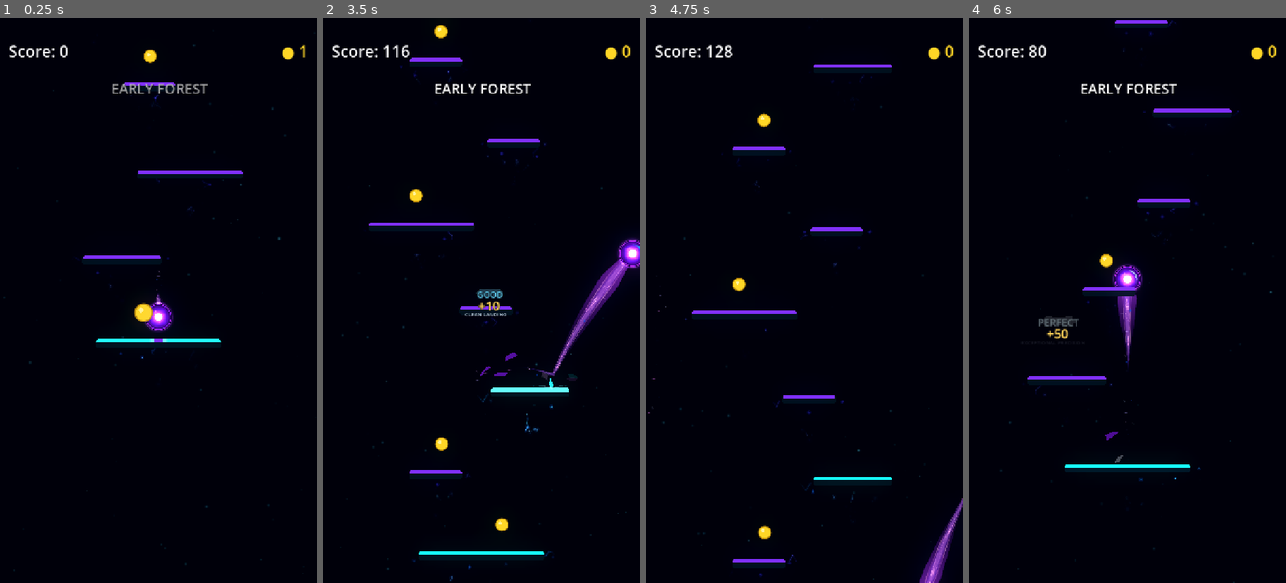
Above: before the commit, frames 1-4 (left to right).
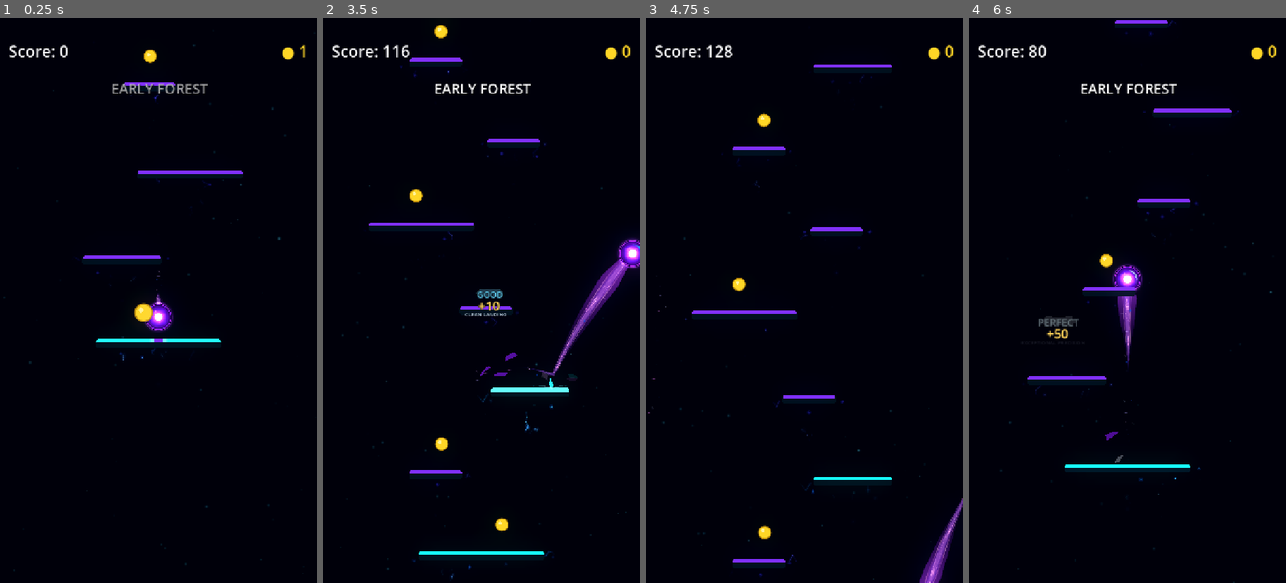
Above: after the commit, the same moments.

Repository: Kryodo/TowerJump
Game: Godot game, scene res://scenes/main.tscn
The game is run twice, just before and just after one commit, with the same random seed, the same clock (stepped at 60 frames per second) and the same inputs.
Inputs (mouse positions are in pixels of both pictures, inside the frame that each line leads up to):
- Up to frame 1 (0.25 s): no input
- Up to frame 2 (3.5 s): move the mouse to (551, 272) at 0.52 s; hold Right (ui_right) 0.53-1.25 s; click (551, 272) at 0.67 s; drag from (418, 328) to (471, 193) at 1.27 s; click "Nochmal spielen" at 2 s; move the mouse to (513, 176) at 2.77 s; hold Right (ui_right) from 2.78 s (still down)
- Up to frame 3 (4.75 s): release Right (ui_right) at 3.5 s; drag from (788, 413) to (737, 193) at 3.52 s; move the mouse to (899, 385) at 4.27 s; hold Left (ui_left) from 4.28 s (still down)
- Up to frame 4 (6 s): release Left (ui_left) at 5 s; click "Nochmal spielen" at 5 s; drag from (1032, 215) to (1079, 159) at 5.77 s

The runs differ from the first frame. In frame 1, less than 0.1% of the frame differs, in the area x 34-64%, y 15-61%; in frame 2, less than 0.1%, in the area x 29-68%, y 10-100%; in frame 3, less than 0.1%; in frame 4, less than 0.1%.

Commit message:
Add quieter intervals between resonance pulses

Diff:
--- a/scripts/platform_resonance_field.gd
+++ b/scripts/platform_resonance_field.gd
@@ -9,8 +9,10 @@
 
 const PLATFORM_TYPE_NORMAL: int = 0
 const CLOUD_SHADER := preload("res://scenes/platform_resonance_cloud.gdshader")
-const VERTICAL_FILAMENT_COUNT: int = 12
-const TIP_SPARK_COUNT: int = 4
+const VERTICAL_FILAMENT_COUNT: int = 10
+const TIP_SPARK_COUNT: int = 3
+const PULSE_CYCLE_RATE: float = 0.37
+const PULSE_ACTIVE_FRACTION: float = 0.62
 const SPARK_CHAIN_CHANCE: float = 0.22
 const EDGE_FILAMENT_MIN_SPACING: float = 36.0
 const EDGE_FRAGMENT_MIN_SPACING: float = 28.0
@@ -63,6 +65,10 @@
 	_cloud_material.set_shader_parameter("phase_offset", _phase_offset)
 	_cloud_material.set_shader_parameter("resonance_time", _time)
 	_cloud_material.set_shader_parameter("resonance_pulse_phase", _pulse_phase)
+	_cloud_material.set_shader_parameter(
+		"resonance_pulse_active_fraction",
+		PULSE_ACTIVE_FRACTION
+	)
 	add_child(_cloud)
 
 
@@ -160,7 +166,7 @@
 		_approach_charge_target,
 		1.0 - exp(-7.5 * delta)
 	)
-	var phase_progress: float = _pulse_phase + delta * 0.46
+	var phase_progress: float = _pulse_phase + delta * PULSE_CYCLE_RATE
 	var completed_cycles: int = int(floor(phase_progress))
 	if completed_cycles > 0:
 		_pulse_cycle_index += completed_cycles
@@ -186,6 +192,10 @@
 	_cloud_material.set_shader_parameter("phase_offset", _phase_offset)
 	_cloud_material.set_shader_parameter("resonance_time", _time)
 	_cloud_material.set_shader_parameter("resonance_pulse_phase", _pulse_phase)
+	_cloud_material.set_shader_parameter(
+		"resonance_pulse_active_fraction",
+		PULSE_ACTIVE_FRACTION
+	)
 
 
 func _draw() -> void:
@@ -208,10 +218,16 @@
 	var tint: Color = _resonance_tint()
 	var activation: float = _resonance_activation()
 
-	var pulse_phase: float = _pulse_phase
+	# The pulse occupies only part of each cycle. The remainder is a genuine
+	# quiet interval, not another faint wave starting immediately behind it.
+	var pulse_phase: float = clampf(
+		_pulse_phase / PULSE_ACTIVE_FRACTION,
+		0.0,
+		1.0
+	)
 	var pulse_t: float = 1.0 - pulse_phase
-	var pulse_gate: float = smoothstep(0.0, 0.065, pulse_phase) * (
-		1.0 - smoothstep(0.94, 1.0, pulse_phase)
+	var pulse_gate: float = smoothstep(0.0, 0.055, pulse_phase) * (
+		1.0 - smoothstep(0.90, 1.0, pulse_phase)
 	)
 
 	for strand in range(VERTICAL_FILAMENT_COUNT):
@@ -336,7 +352,7 @@
 			var taper: float = sin((along_segment * 0.92 + 0.04) * PI) * 0.62 + 0.08
 			var segment_strength: float = (
 				packet_strength * end_fade * taper
-				* (0.035 + segment_wave_signal * 0.965)
+				* (0.006 + segment_wave_signal * 0.994)
 			)
 			var width_scale: float = lerpf(0.68, 1.20, _random01(segment_seed + 1.5))
 			if segment == points.size() / 2:
@@ -415,8 +431,8 @@
 	# Rarely, a few energized filaments connect into a short upward chain.
 	# The event shares the main pulse phase and is re-rolled once per cycle.
 	var chain_seed: float = _phase_offset * 0.73 + float(_pulse_cycle_index) * 37.13
-	var chain_window_start: float = 0.09
-	var chain_window_end: float = 0.24
+	var chain_window_start: float = 0.10
+	var chain_window_end: float = 0.25
 	if (
 		_random01(chain_seed + 2.7) < SPARK_CHAIN_CHANCE
 		and pulse_phase >= chain_window_start
@@ -436,11 +452,12 @@
 			tip_y,
 			tint,
 			chain_strength,
-			chain_seed
+			chain_seed,
+			pulse_phase
 		)
 
 	# A small, soft source lights as the upward pulse is born at the tip.
-	var source_pulse: float = 0.34 + 0.66 * (
+	var source_pulse: float = 0.20 + 0.80 * (
 		1.0 - smoothstep(0.0, 0.24, pulse_phase)
 	)
 	var source_strength: float = source_pulse * (0.70 + activation * 0.45)
@@ -470,8 +487,8 @@
 ) -> void:
 	var field_height: float = maxf(tip_y - near_y, 1.0)
 	var pulse_t: float = 1.0 - pulse_phase
-	var pulse_gate: float = smoothstep(0.0, 0.065, pulse_phase) * (
-		1.0 - smoothstep(0.94, 1.0, pulse_phase)
+	var pulse_gate: float = smoothstep(0.0, 0.055, pulse_phase) * (
+		1.0 - smoothstep(0.90, 1.0, pulse_phase)
 	)
 
 	for index in range(TIP_SPARK_COUNT):
@@ -508,7 +525,7 @@
 			1.0
 		)
 		var strength: float = life_envelope * (
-			0.10 + wave_signal * 0.90
+			0.012 + wave_signal * 0.988
 		) * (0.58 + activation * 0.42)
 		var spark_length: float = lerpf(2.8, 7.8, _random01(cycle_seed + 7.2))
 		var lean: float = (_random01(cycle_seed + 8.3) - 0.5) * 3.0
@@ -560,14 +577,15 @@
 	tip_y: float,
 	tint: Color,
 	strength: float,
-	seed: float
+	seed: float,
+	pulse_phase: float
 ) -> void:
 	if strength <= 0.025:
 		return
 
 	# Start at the currently energized portion of the pulse, then link a few
 	# irregular sparks upward. This is a rare accent, not a second permanent mesh.
-	var chain_start_y: float = lerpf(tip_y, near_y, _pulse_phase) + 5.0
+	var chain_start_y: float = lerpf(tip_y, near_y, pulse_phase) + 5.0
 	var local_t: float = clampf(
 		(chain_start_y - near_y) / maxf(tip_y - near_y, 1.0),
 		0.0,
